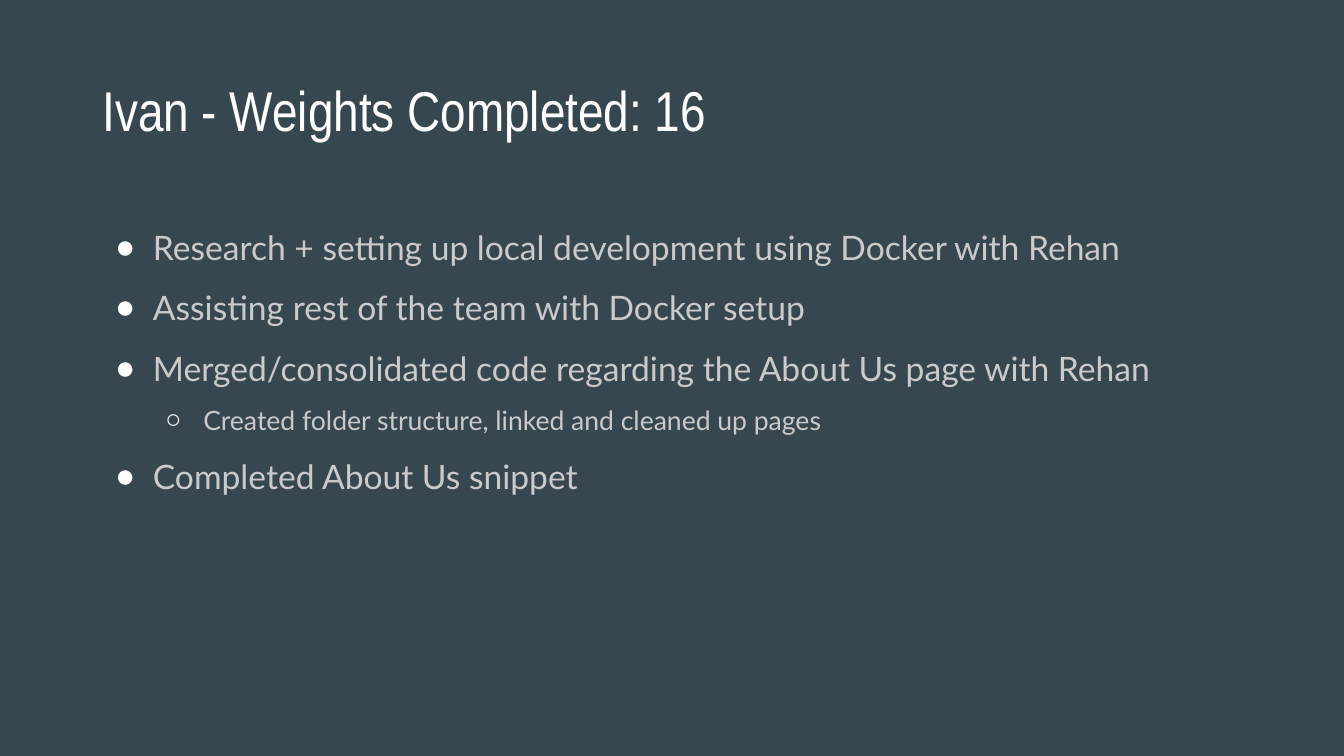
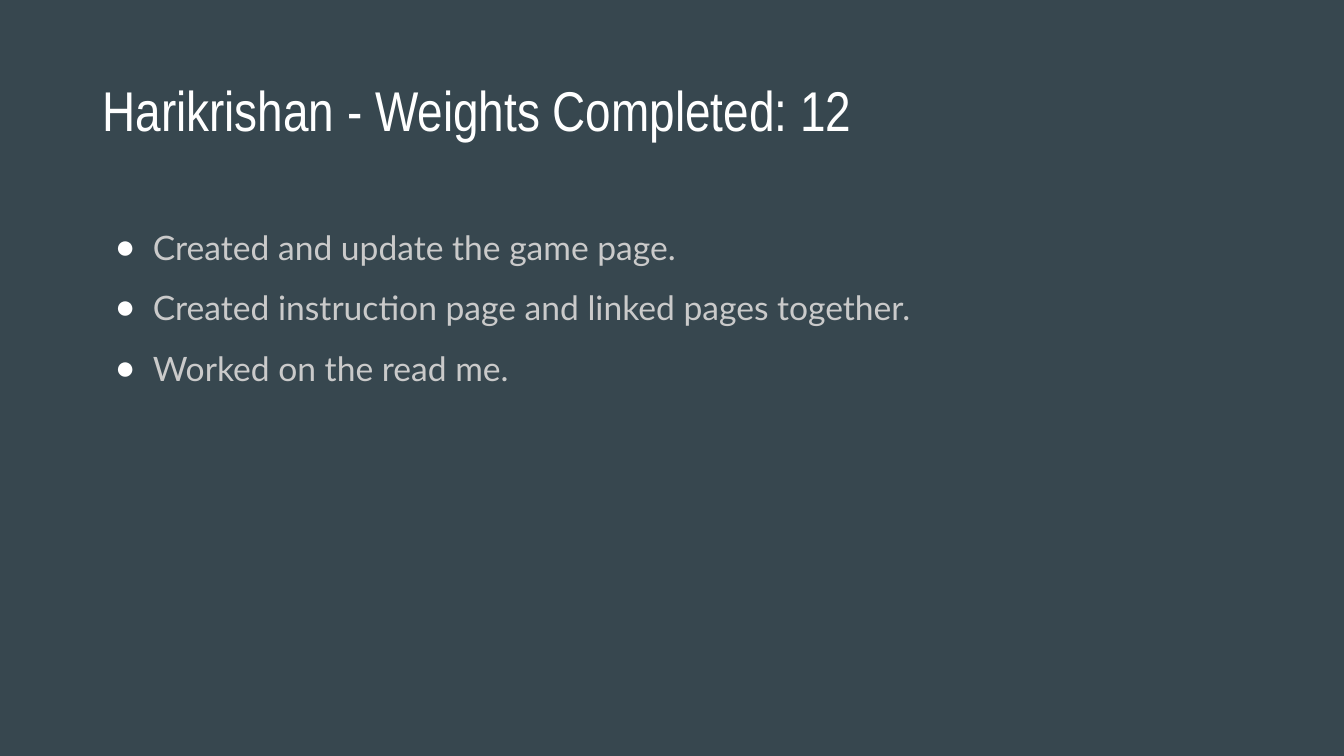
Before and after one commit to rehan-code/Game-Library-Web-App, a slide deck: slide 7 of CIS4250_Retrospective.pptx. Drawn at 1344x756 pixels with LibreOffice and Linux fonts; fonts in the diff are those of the drawing. Boxes give left, top, right and bottom in pixels: in the first picture for what was removed or moved away, otherwise in the second. Text is boxed around its words. In the diff, an @@ line names an element or a change of style, - is before the commit and + after.

Commit message:
Updated presentation

```diff
--- a/CIS4250_Retrospective.pptx
+++ b/CIS4250_Retrospective.pptx
@@ title at (102,90,851,141): text changed @@
-Ivan - Weights Completed: 16
+Harikrishan - Weights Completed: 12
@@ text at (153,235,910,381): text changed @@
-● Research + setting up local development using Docker with Rehan
-● Assisting rest of the team with Docker setup
-● Merged/consolidated code regarding the About Us page with Rehan
-  ○ Created folder structure, linked and cleaned up pages
-● Completed About Us snippet
+● Created and update the game page.
+● Created instruction page and linked pages together.
+● Worked on the read me.
```
Also in this commit, not shown: 10 other slides changed, 1 slide added, 1 slide removed.
